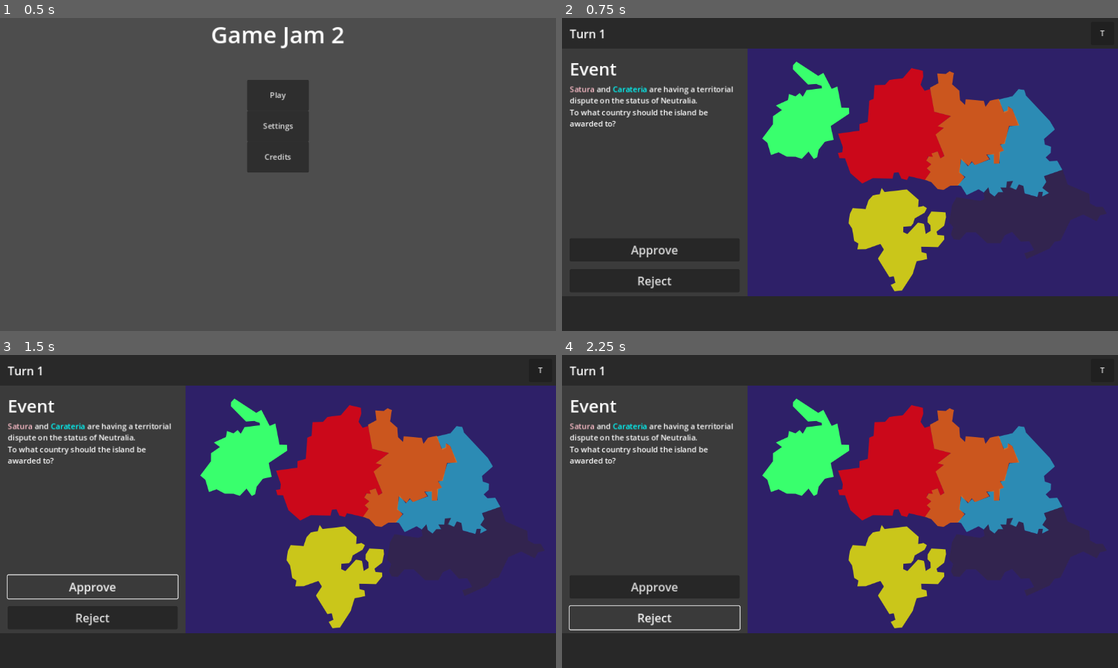
Above: before the commit, frames 1-4 (two rows, left to right).
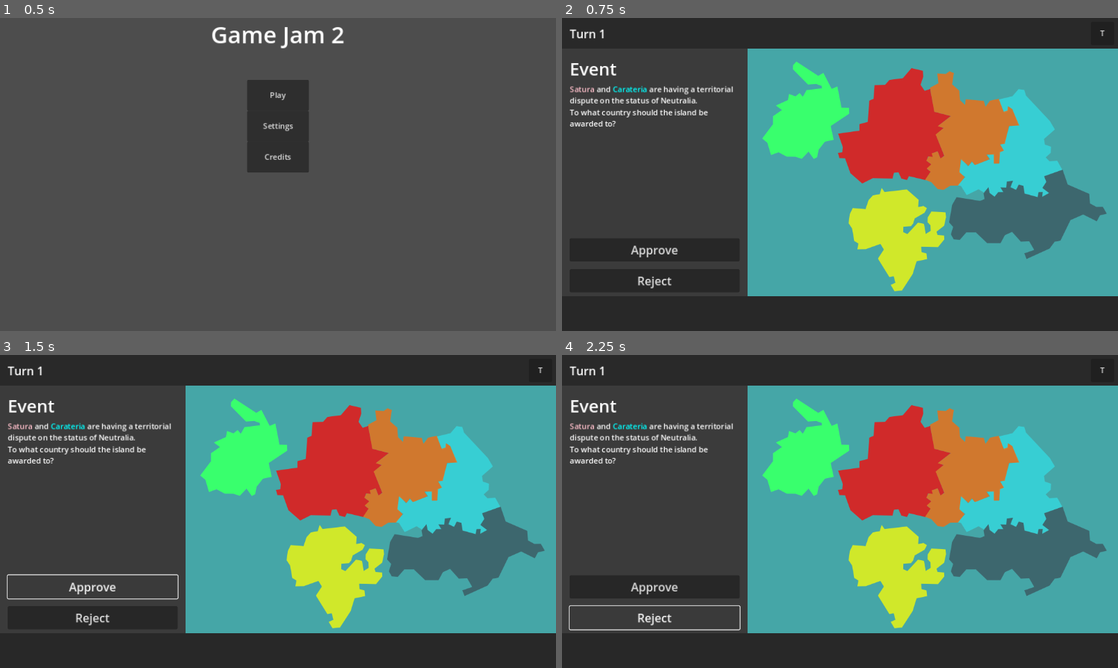
Above: after the commit, the same moments.

Repository: SaturdayMilkshake/game-jam-2
Game: Godot game, scene res://scenes/title_screen/title_screen.tscn
Same seed, same stepped clock (60 frames per second), same inputs: the game is played once before the commit and once after it.
Inputs:
- Up to frame 1 (0.5 s): no input
- Up to frame 2 (0.75 s): click "Play" at 0.5 s
- Up to frame 3 (1.5 s): click "Approve" at 1.25 s
- Up to frame 4 (2.25 s): click "Reject" at 2 s

Frame 1 is identical in both runs. In frame 2, 50% of the frame differs, in the area x 33-100%, y 9-89%; in frame 3, 50%; in frame 4, 50%.

Commit message:
add attribute modification to countries

Diff:
--- a/misc/event_spreadsheet.csv
+++ b/misc/event_spreadsheet.csv
@@ -3,3 +3,4 @@
 2,,,,,,,,,,,,,
 3,,,,,,,,,,,,,
 4,,,,,,,,,,,,,
+5,,,,,,,,,,,,,
--- a/scenes/country/country.gd
+++ b/scenes/country/country.gd
@@ -31,9 +31,20 @@
 func new_turn(_turn: int) -> void:
 	pass
 
-func modify_country_value(country: String, _attribute: String, _modifier: int) -> void:
+func modify_country_value(country: String, attribute: String, modifier: int) -> void:
 	if country == country_name:
-		pass
+		match attribute:
+			"Economy":
+				economy.economy += modifier
+			"Stability":
+				stability.stability += modifier
+			"Military":
+				military.military += modifier
+			"Cooperation":
+				cooperation.cooperation += modifier
+			"Population":
+				population += modifier
+		SignalHandler.emit_signal("country_selected", country_name, flag, population, economy.economy, stability.stability, military.military, cooperation.cooperation)
 
 func _on_map_pressed() -> void:
 	SignalHandler.emit_signal("country_selected", country_name, flag, population, economy.economy, stability.stability, military.military, cooperation.cooperation)
--- a/scenes/game_manager/event_manager.gd
+++ b/scenes/game_manager/event_manager.gd
@@ -1,8 +1,13 @@
 extends Node
+
+@export var countries: Array[String] = [""]
 
 var events: Array = []
 
+var current_event: Array = []
+
 func _ready() -> void:
+	SignalHandler.connect("event_option_selected", Callable(self, "event_option_selected"))
 	initialize_events()
 	generate_new_event()
 
@@ -12,7 +17,17 @@
 		var event_rows: PackedStringArray = event_file.get_csv_line(",")
 		events.append(event_rows)
 	events.pop_front()
+	events.pop_back()
 	event_file.close()
 
 func generate_new_event() -> void:
-	pass
+	var event_id: int = randi_range(0, events.size() - 1)
+	current_event = events[event_id]
+	SignalHandler.emit_signal("event_generated", current_event[1], current_event[2], current_event[3], current_event[4], current_event[5])
+
+func event_option_selected(option: int) -> void:
+	match option:
+		1:
+			print("1")
+		2:
+			print("2")
--- a/scenes/world/ui/event_info/event_info.gd
+++ b/scenes/world/ui/event_info/event_info.gd
@@ -6,10 +6,10 @@
 	SignalHandler.connect("country_selected", Callable(self, "country_selected"))
 
 func _on_option_1_pressed() -> void:
-	pass # Replace with function body.
+	SignalHandler.emit_signal("event_option_selected", 1)
 
 func _on_option_2_pressed() -> void:
-	pass # Replace with function body.
+	SignalHandler.emit_signal("event_option_selected", 2)
 
 func country_selected(_country: String, _flag: String, _population: int, _economy: int, _stability: int, _military: int, _cooperation: int) -> void:
 	self.visible = false
--- a/scenes/world/world.tscn
+++ b/scenes/world/world.tscn
@@ -48,7 +48,7 @@
 offset_top = 64.0
 offset_right = 1152.0
 offset_bottom = 576.0
-color = Color(0.180392, 0.12549, 0.407843, 1)
+color = Color(0.270942, 0.649567, 0.653802, 1)
 
 [node name="BackToTitle" type="Button" parent="."]
 offset_left = 1096.0
--- a/scripts/signal_handler.gd
+++ b/scripts/signal_handler.gd
@@ -9,4 +9,7 @@
 signal modify_country_value(country: String, attribute: String, modifier: int)
 
 @warning_ignore("unused_signal")
-signal generate_new_event
+signal event_generated(description: String, country_1: String, country_2: String, option_1: String, option_2: String)
+
+
+signal event_option_selected(option: int)
Binary file changed: misc/event_spreadsheet.Country 1.translation
Binary file changed: misc/event_spreadsheet.Country 2.translation
Binary file changed: misc/event_spreadsheet.Description.translation
Binary file changed: misc/event_spreadsheet.Option 1 Effect 1.translation
Binary file changed: misc/event_spreadsheet.Option 1 Effect 2.translation
Binary file changed: misc/event_spreadsheet.Option 1 Modifier 1.translation
Binary file changed: misc/event_spreadsheet.Option 1 Modifier 2.translation
Binary file changed: misc/event_spreadsheet.Option 1 Name.translation
Binary file changed: misc/event_spreadsheet.Option 2 Effect 1.translation
Binary file changed: misc/event_spreadsheet.Option 2 Effect 2.translation
Binary file changed: misc/event_spreadsheet.Option 2 Modifier 1.translation
Binary file changed: misc/event_spreadsheet.Option 2 Modifier 2.translation
(and 1 more such lines)
